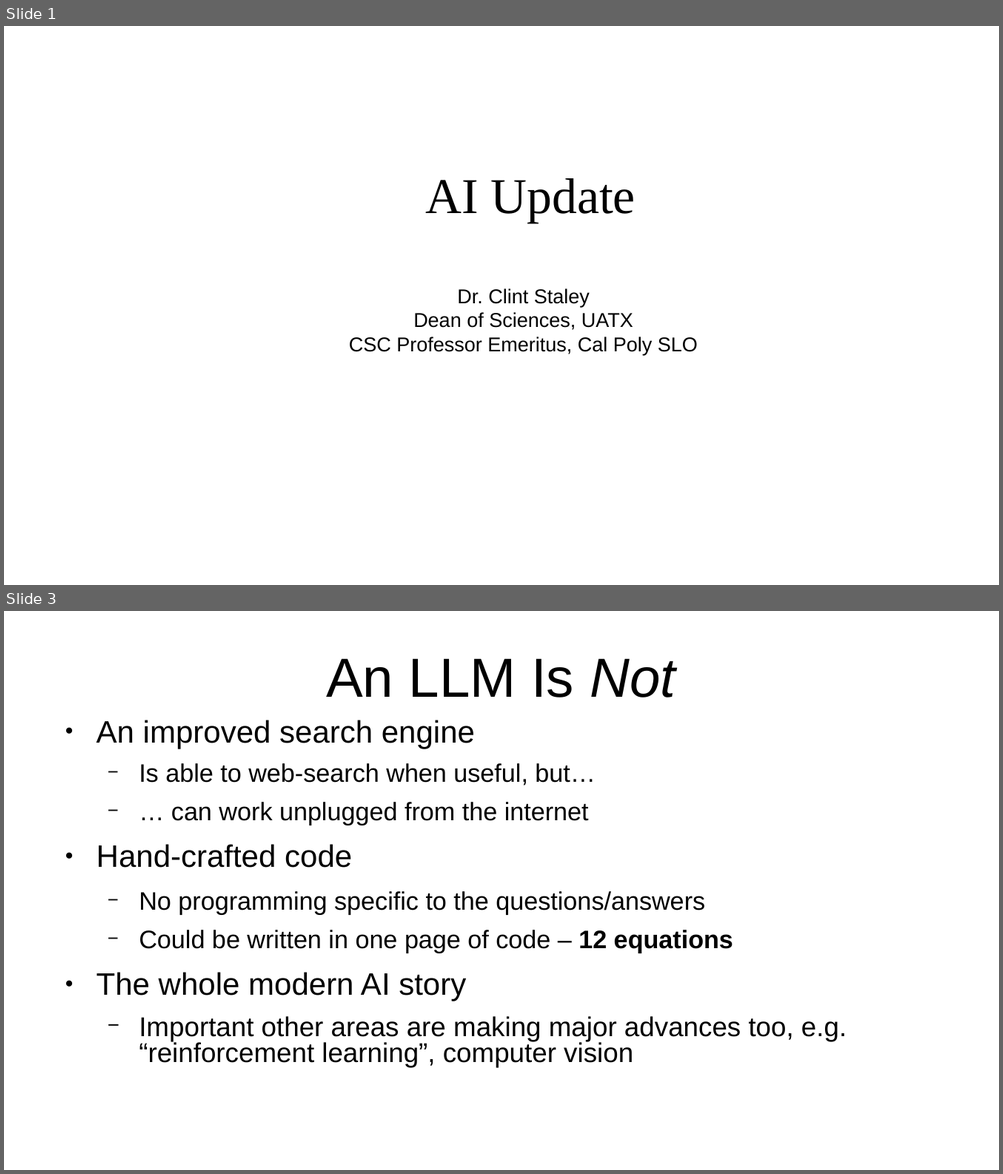
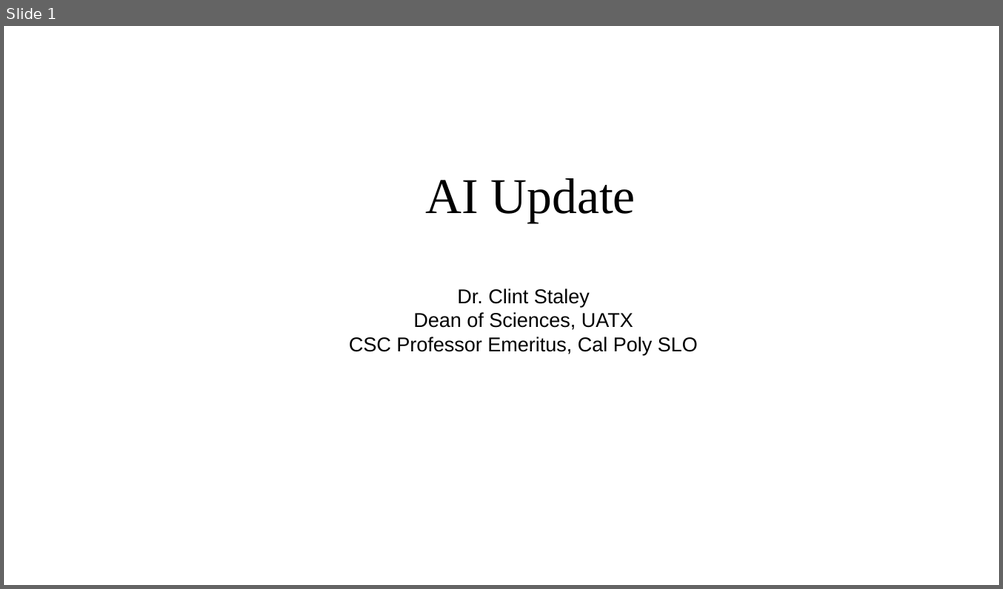
Before and after one commit to ClintStaley/AITalks, a slide deck: UATX/AIUpdate26.pptx. Shown one above the other, each under a label of ours: slides 1 and 3 before the commit, slide 1 after it; the slides between them are not shown. The pictures are 1003x1174 and 1003x589 pixels, drawn with LibreOffice and Linux fonts; fonts in the diff are those of the drawing. Boxes give left, top, right and bottom in pixels: in the first picture for what was removed or moved away, otherwise in the second. Text is boxed around its words. In the diff, an @@ line names an element or a change of style, - is before the commit and + after.

```diff
--- a/UATX/AIUpdate26.pptx
+++ b/UATX/AIUpdate26.pptx
@@ slide 3 removed at bbox=[4, 611, 999, 1170], background #FFFFFF @@
@@ text removed at bbox=[326, 658, 676, 698] @@
-An LLM Is Not
@@ text removed at bbox=[96, 720, 846, 1068] @@
-● An improved search engine
-  − Is able to web-search when useful, but…
-  − … can work unplugged from the internet
-● Hand-crafted code
-  − No programming specific to the questions/answers
-  − Could be written in one page of code – 12 equations
-● The whole modern AI story
-  − Important other areas are making major advances too, e.g. “reinforcement learning”, computer vision
```
Also in this commit, not shown: 1 slide changed, 7 slides added, 11 other slides removed.
